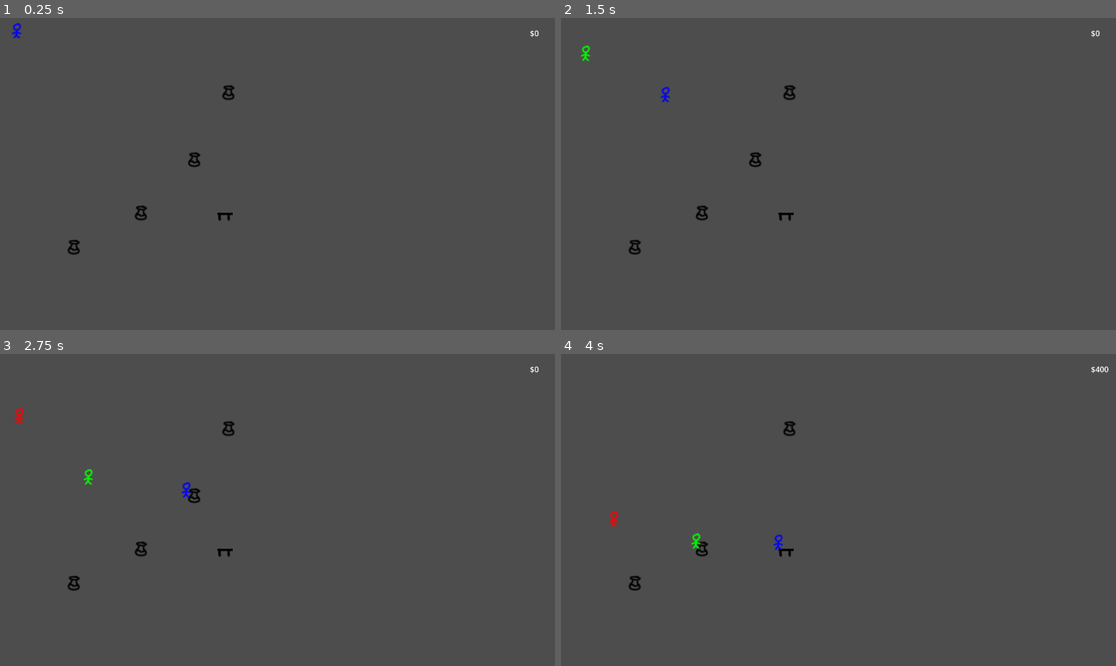
Above: before the commit, frames 1-4 (two rows, left to right).
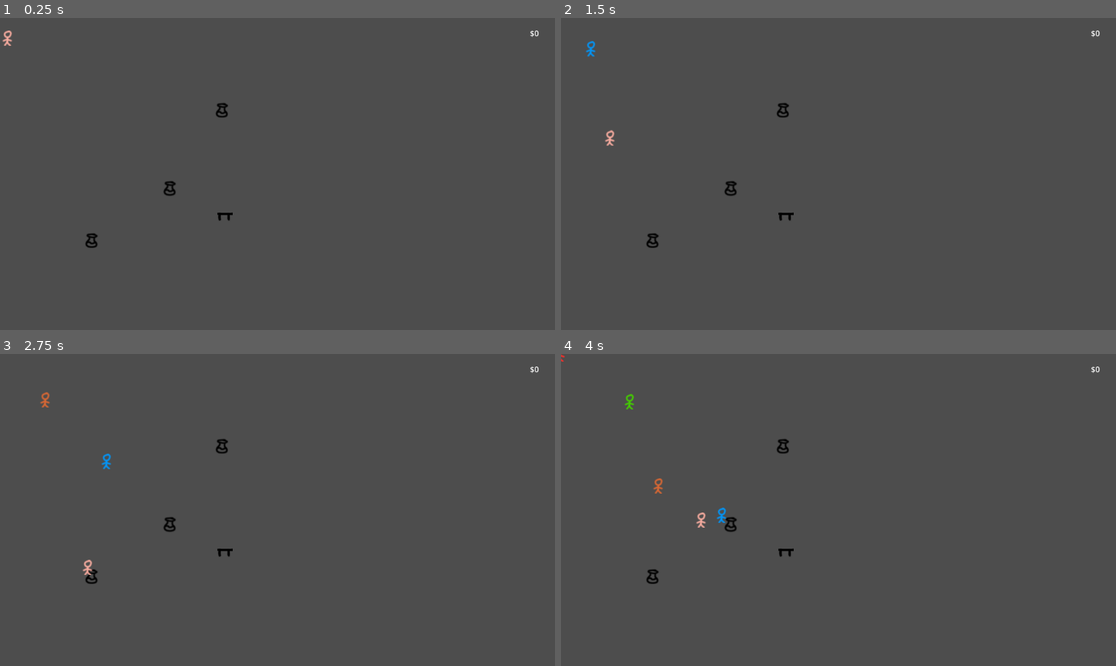
Above: after the commit, the same moments.

Repository: Hekkow/Shopkeeper-Game
Game: Godot game, scene res://store.tscn
Same seed, same stepped clock (60 frames per second), same inputs: the game is played once before the commit and once after it.
Inputs:
- Up to frame 1 (0.25 s): no input
- Up to frame 2 (1.5 s): no input
- Up to frame 3 (2.75 s): no input
- Up to frame 4 (4 s): no input

The runs differ from the first frame. In frame 1, 0.6% of the frame differs, in the area x 0-43%, y 1-76%; in frame 2, 0.7%; in frame 3, 0.8%; in frame 4, 0.8%, in the area x 0-99%, y 0-76%.

Commit message:
more refactoring of store

Diff:
--- a/Resources/Characters/Blue.tres
+++ b/Resources/Characters/Blue.tres
@@ -18,6 +18,7 @@
 [resource]
 script = ExtResource("1_t3awb")
 character_name = "Blue"
+color = Color(0, 0.596078, 0.996078, 1)
 richness = 5
 friendship = 5
 personality = SubResource("Resource_4ao2s")
--- a/Resources/Characters/Green.tres
+++ b/Resources/Characters/Green.tres
@@ -1,7 +1,7 @@
 [gd_resource type="Resource" script_class="CharacterStats" load_steps=7 format=3 uid="uid://cvibhqgpidsdv"]
 
+[ext_resource type="Resource" uid="uid://prnhrdxvtqsa" path="res://Resources/Recipes/Healing.tres" id="1_4hrfv"]
 [ext_resource type="Script" path="res://Scripts/CharacterStats.gd" id="1_atm1i"]
-[ext_resource type="Resource" uid="uid://27slh4lugldp" path="res://Resources/Recipes/Diddlin.tres" id="1_ieo78"]
 [ext_resource type="Script" path="res://Scripts/Mood.gd" id="2_63xgh"]
 [ext_resource type="Script" path="res://Scripts/Personality.gd" id="3_6xmba"]
 
@@ -18,8 +18,9 @@
 [resource]
 script = ExtResource("1_atm1i")
 character_name = "Green"
+color = Color(0.266667, 0.811765, 0, 1)
 richness = 5
 friendship = 5
 personality = SubResource("Resource_nh3nf")
 mood = SubResource("Resource_fbi1v")
-affinity = Array[Resource("res://Scripts/Recipe.gd")]([ExtResource("1_ieo78")])
+affinity = Array[Resource("res://Scripts/Recipe.gd")]([ExtResource("1_4hrfv")])
--- /dev/null
+++ b/Resources/Characters/Orange.tres
@@ -0,0 +1,26 @@
+[gd_resource type="Resource" script_class="CharacterStats" load_steps=7 format=3 uid="uid://b7f7uoltr76l0"]
+
+[ext_resource type="Script" path="res://Scripts/Mood.gd" id="1_0pytb"]
+[ext_resource type="Resource" uid="uid://prnhrdxvtqsa" path="res://Resources/Recipes/Healing.tres" id="1_0s3l7"]
+[ext_resource type="Script" path="res://Scripts/Personality.gd" id="2_dkfoy"]
+[ext_resource type="Script" path="res://Scripts/CharacterStats.gd" id="3_ls2hc"]
+
+[sub_resource type="Resource" id="Resource_csirn"]
+script = ExtResource("1_0pytb")
+mood = 0
+
+[sub_resource type="Resource" id="Resource_2rsbq"]
+script = ExtResource("2_dkfoy")
+a = 0
+b = 0
+c = 0
+
+[resource]
+script = ExtResource("3_ls2hc")
+character_name = "Orange"
+color = Color(0.870588, 0.411765, 0.2, 1)
+richness = 2
+friendship = 0
+personality = SubResource("Resource_2rsbq")
+mood = SubResource("Resource_csirn")
+affinity = Array[Resource("res://Scripts/Recipe.gd")]([ExtResource("1_0s3l7")])
--- a/Resources/Characters/Red.tres
+++ b/Resources/Characters/Red.tres
@@ -18,8 +18,9 @@
 [resource]
 script = ExtResource("4_evl8u")
 character_name = "Red"
+color = Color(0.988235, 0.184314, 0.160784, 1)
 richness = 5
 friendship = 5
 personality = SubResource("Resource_mcgfi")
 mood = SubResource("Resource_10r1w")
-affinity = [ExtResource("1_75qug"), null, null]
+affinity = Array[Resource("res://Scripts/Recipe.gd")]([ExtResource("1_75qug")])
--- /dev/null
+++ b/Resources/Characters/Salmon.tres
@@ -0,0 +1,26 @@
+[gd_resource type="Resource" script_class="CharacterStats" load_steps=7 format=3 uid="uid://n2683u0wa45b"]
+
+[ext_resource type="Script" path="res://Scripts/Mood.gd" id="1_5d60c"]
+[ext_resource type="Resource" uid="uid://wihu5qoym4kg" path="res://Resources/Recipes/Death.tres" id="1_7dgaf"]
+[ext_resource type="Script" path="res://Scripts/Personality.gd" id="2_ejejj"]
+[ext_resource type="Script" path="res://Scripts/CharacterStats.gd" id="3_4btvw"]
+
+[sub_resource type="Resource" id="Resource_grxo0"]
+script = ExtResource("1_5d60c")
+mood = 0
+
+[sub_resource type="Resource" id="Resource_wltm5"]
+script = ExtResource("2_ejejj")
+a = 1
+b = 0
+c = 0
+
+[resource]
+script = ExtResource("3_4btvw")
+character_name = "Salmon"
+color = Color(1, 0.690196, 0.639216, 1)
+richness = 3
+friendship = 2
+personality = SubResource("Resource_wltm5")
+mood = SubResource("Resource_grxo0")
+affinity = Array[Resource("res://Scripts/Recipe.gd")]([ExtResource("1_7dgaf")])
--- a/Resources/Recipes/Death.tres
+++ b/Resources/Recipes/Death.tres
@@ -3,14 +3,14 @@
 [ext_resource type="Script" path="res://Scripts/Element.gd" id="1_c7wpe"]
 [ext_resource type="Script" path="res://Scripts/Recipe.gd" id="2_prib6"]
 
-[sub_resource type="Resource" id="Resource_v15wh"]
+[sub_resource type="Resource" id="Resource_4gv1b"]
 script = ExtResource("1_c7wpe")
-a = 3
+a = 1
 b = 2
-c = 1
+c = 3
 
 [resource]
 script = ExtResource("2_prib6")
 recipe_name = "Death"
-elements = SubResource("Resource_v15wh")
+element = SubResource("Resource_4gv1b")
 base_price = 20
--- a/Resources/Recipes/Diddlin.tres
+++ b/Resources/Recipes/Diddlin.tres
@@ -3,14 +3,14 @@
 [ext_resource type="Script" path="res://Scripts/Recipe.gd" id="1_8kp1i"]
 [ext_resource type="Script" path="res://Scripts/Element.gd" id="1_mo5dh"]
 
-[sub_resource type="Resource" id="Resource_aj0ec"]
+[sub_resource type="Resource" id="Resource_61k1w"]
 script = ExtResource("1_mo5dh")
-a = 1
-b = 0
-c = 0
+a = 3
+b = 2
+c = 1
 
 [resource]
 script = ExtResource("1_8kp1i")
 recipe_name = "Diddlin"
-elements = SubResource("Resource_aj0ec")
+element = SubResource("Resource_61k1w")
 base_price = 15
--- a/Resources/Recipes/Healing.tres
+++ b/Resources/Recipes/Healing.tres
@@ -3,14 +3,14 @@
 [ext_resource type="Script" path="res://Scripts/Element.gd" id="1_fsyk0"]
 [ext_resource type="Script" path="res://Scripts/Recipe.gd" id="2_o3ieu"]
 
-[sub_resource type="Resource" id="Resource_o6bco"]
+[sub_resource type="Resource" id="Resource_7tf3o"]
 script = ExtResource("1_fsyk0")
 a = 1
-b = 2
-c = 3
+b = 3
+c = 2
 
 [resource]
 script = ExtResource("2_o3ieu")
 recipe_name = "Healing"
-elements = SubResource("Resource_o6bco")
+element = SubResource("Resource_7tf3o")
 base_price = 5
--- a/Resources/Recipes/Hurtin.tres
+++ b/Resources/Recipes/Hurtin.tres
@@ -3,14 +3,14 @@
 [ext_resource type="Script" path="res://Scripts/Element.gd" id="1_622hj"]
 [ext_resource type="Script" path="res://Scripts/Recipe.gd" id="2_m7coh"]
 
-[sub_resource type="Resource" id="Resource_3t611"]
+[sub_resource type="Resource" id="Resource_ey2jh"]
 script = ExtResource("1_622hj")
-a = 3
-b = 3
-c = 0
+a = 1
+b = 1
+c = 1
 
 [resource]
 script = ExtResource("2_m7coh")
 recipe_name = "Hurtin"
-elements = SubResource("Resource_3t611")
+element = SubResource("Resource_ey2jh")
 base_price = 20
--- a/Scripts/Character.gd
+++ b/Scripts/Character.gd
@@ -7,7 +7,7 @@
 var destination
 var interested_item
 var paused = false
-var items_visited = []
+var priority_queue = []
 var exit = Vector2(0, 0)
 var label
 var table
@@ -20,71 +20,69 @@
 	label = get_node("Label")
 	table = Data.all["Table"]
 	table_position = table.get_position()
+	priority_queue = get_priorities()
 	SignalManager.connect("customer_interested", on_other_customer_interested)
 	visit_random_item()
 
-
 func visit_random_item():
-	var found = false
-	var item
-	while !found:
-		if Helper.len_without_deleted(items_visited) == len(Data.all["Store Items"]):
-			leave_store()
-			return
-		item = Data.all["Store Items"][Data.all["Seed"].randi_range(0, len(Data.all["Store Items"]) - 1)]
-		found = !items_visited.has(item)
-	items_visited.append(item)
+	if !priority_queue:
+		leave_store()
+		return
+	var item = get_next_priority()
 	interested_item = item.dupe()
 	destination = item.get_position()
 	item.area_entered.connect(Callable(on_item_visit).bind(item))
 
+func get_next_priority():
+	return priority_queue[Data.all["Seed"].randi_range(0, len(priority_queue) - 1)]
+	# return priority_queue[0]
+
+func get_priorities():
+	var priorities = []
+	for item in Data.all["Store Items"]:
+		var prio = 0
+		if Helper.find_item(customer.affinity, item.recipe) != -1:
+			prio += 100
+		prio -= customer.personality.diff(item.recipe.element)
+		priorities.append(Priority.new(item, prio))
+	PriorityList.sort(priorities)
+	var items = []
+	for item in priorities:
+		items.append(item.obj)
+	return items
+
 func interested(item):
-	if customer.richness == Data.all["Max Richness"]:
-		return true
-	if customer.affinity.has(item.recipe):
-		return true
+	# if customer.richness == Data.all["Max Richness"]:
+	# 	return true
+	# if customer.affinity.has(item.recipe):
+	# 	return true
 	return Data.all["Seed"].randf() > 0.5
 
 func on_item_visit(body, item):
 	if body != self:
 		return
 	item.area_entered.disconnect(Callable(on_item_visit).bind(item))
-	if !Data.all["Store Items"].has(item):
-		visit_random_item()
-		return
 	pause(0.5)
 	if interested(item):
 		SignalManager.emit_signal("customer_interested", self, interested_item)
-		Data.all["Store Items"].remove_at(Data.all["Store Items"].find(item))
 		await get_tree().create_timer(0.5).timeout
 		item.queue_free()
 		destination = table_position
 		table.area_entered.connect(on_table_visit)
 	else:
+		Helper.remove_item(priority_queue, item, item.equals)
 		visit_random_item()
 
 func on_other_customer_interested(_customer, item):
+	Helper.remove_item(Data.all["Store Items"], item, item.equals)
+	Helper.remove_item(priority_queue, item, item.equals)
 	if _customer == self:
 		return
 	if !item.equals(interested_item):
 		return
-	pause(0.5, 0.5)
-	var current_destination = destination
 	visit_random_item()
-	var next_destination = destination
-	destination = current_destination
-	await get_tree().create_timer(0.5).timeout
-	destination = next_destination
-	# basically lets customer walk for 0.5s more then stops for 0.5s then changes direction
 
-func find_item_visited(item):
-	for i in range(len(items_visited)):
-		if item.equals(items_visited[i]):
-			return i
-	return -1
-
-func pause(seconds, seconds_before=0.0):
-	await get_tree().create_timer(seconds_before).timeout
+func pause(seconds):
 	paused = true
 	await get_tree().create_timer(seconds).timeout
 	paused = false
--- a/Scripts/CharacterStats.gd
+++ b/Scripts/CharacterStats.gd
@@ -3,8 +3,15 @@
 class_name CharacterStats
 
 @export var character_name: String
+@export var color: Color
 @export var richness: int
 @export var friendship: int
 @export var personality: Personality
 @export var mood: Mood
 @export var affinity: Array[Recipe]
+
+func _to_string():
+    return "%s [Richness: %s, Friendship: %s, Personality: %s, Mood: %s, Affinity: %s]" % [character_name, richness, friendship, personality, mood, affinity]
+
+func equals(character):
+    return character_name == character.character_name
--- a/Scripts/CustomerButtons.gd
+++ b/Scripts/CustomerButtons.gd
@@ -3,7 +3,7 @@
 func _ready():
 	SignalManager.connect("item_sold", on_item_sold)
 	var customers = Data.all["Customers"]
-	for i in range(len(customers)):
+	for i in len(customers):
 		var button = Button.new()
 		add_child(button)
 		button.set_position(Vector2(Data.all["UI"]["itemButtonWidth"]*i + Data.all["UI"]["itemMargin"]*i + Data.all["UI"]["itemMargin"], Data.all["UI"]["itemMargin"]))
--- a/Scripts/Helper.gd
+++ b/Scripts/Helper.gd
@@ -46,3 +46,26 @@
 	for path in paths:
 		resources.append(load(folder_path + "/" + path))
 	return resources
+
+func random_sample(_arr, number_elements):
+	var arr = _arr.duplicate()
+	var elements = []
+	for i in number_elements:
+		var index = Data.all["Seed"].randi_range(0, len(arr) - 1)
+		elements.append(arr[index])
+		arr.remove_at(index)
+	return elements
+
+func find_item(arr, item):
+	for i in len(arr):
+		if item.equals(arr[i]):
+			return i
+	return -1
+func remove_item(arr, item, equals: Callable):
+	for i in range(arr.size() - 1, -1, -1):
+		if item.equals(arr[i]):
+			arr.remove_at(i)
+func get_character(character_name):
+	for character in Data.all["Characters"]:
+		if character_name == character.character_name:
+			return character
--- a/Scripts/Ingredients.gd
+++ b/Scripts/Ingredients.gd
@@ -6,13 +6,13 @@
 
 func initialize_buttons():
 	var ingredients = Data.all["Ingredients"]
-	for i in range(len(ingredients)):
+	for i in len(ingredients):
 		var button = Button.new()
 		add_child(button)
 		button.set_position(Vector2(Data.all["UI"]["itemButtonWidth"]*i + Data.all["UI"]["itemMargin"]*i + Data.all["UI"]["itemMargin"], Data.all["UI"]["itemMargin"]))
 		button.set_size(Vector2(Data.all["UI"]["itemButtonWidth"], Data.all["UI"]["itemButtonHeight"]))
 		button.text = ingredients[i].ingredientName
-		for element in range(len(ingredients[i].elements)):
+		for element in len(ingredients[i].elements):
 			if ingredients[i].elements[element] != 0:
 				button.text += "\n" + Element.elementNames[element] + ": " + str(ingredients[i].elements[element])
 		button.pressed.connect(Callable(_on_button_pressed).bind(ingredients[i]))
--- a/Scripts/Inventory.gd
+++ b/Scripts/Inventory.gd
@@ -6,7 +6,7 @@
 
 func initialize_buttons():
 	var items = Data.all["Items"]
-	for i in range(len(items)):
+	for i in len(items):
 		var item = Button.new()
 		add_child(item)
 		item.set_position(Vector2(Data.all["UI"]["itemButtonWidth"]*i + Data.all["UI"]["itemMargin"]*i + Data.all["UI"]["itemMargin"], Data.all["UI"]["itemMargin"]))
--- a/Scripts/Item.gd
+++ b/Scripts/Item.gd
@@ -25,6 +25,6 @@
 
 func _to_string():
 	if price == -1:
-		return "%s $%s" % [recipe.recipe_name, recipe.base_price]
+		return "%s $%s id: %s" % [recipe.recipe_name, recipe.base_price, id]
 	else:
-		return "%s $%s" % [recipe.recipe_name, price]
+		return "%s $%s id: %s" % [recipe.recipe_name, price, id]
--- a/Scripts/Mood.gd
+++ b/Scripts/Mood.gd
@@ -6,5 +6,5 @@
 
 enum MOOD {HAPPY, SAD, MAD, NA}
 
-func _init(_mood):
+func _init(_mood=MOOD.NA):
     mood = _mood
--- a/Scripts/Personality.gd
+++ b/Scripts/Personality.gd
@@ -6,10 +6,16 @@
 @export var b: int
 @export var c: int
 
-func _init(_a, _b, _c):
+func _init(_a=0, _b=0, _c=0):
 	a = _a
 	b = _b
 	c = _c
 
 func matches_personality(_element: Element) -> bool:
 	return true
+
+func diff(element: Element):
+	return abs(a - element.a) + abs(b - element.b) + abs(c - element.c)
+
+func _to_string():
+	return "%s %s %s" % [a, b, c]
--- /dev/null
+++ b/Scripts/Priority.gd
@@ -0,0 +1,11 @@
+extends Node
+class_name Priority
+var obj: Object
+var prio: int
+
+func _init(_obj, _prio):
+	obj = _obj
+	prio = _prio
+
+func _to_string():
+	return "%s priority: %s" % [obj, prio]
--- /dev/null
+++ b/Scripts/PriorityList.gd
@@ -0,0 +1,10 @@
+extends Node
+
+class_name PriorityList
+
+static func comp(a, b):
+	return a.prio > b.prio
+
+static func sort(arr):
+	arr.sort_custom(PriorityList.comp)
+	return arr
--- a/Scripts/RatioBars.gd
+++ b/Scripts/RatioBars.gd
@@ -38,6 +38,6 @@
 	label.set_position(Vector2(_progress_bars[0].get_size().x / 2 - label.get_minimum_size().x / 2, 0))
 
 func on_ingredients_reset():
-	for i in range(len(_progress_bars)):
+	for i in len(_progress_bars):
 		_progress_bars[i].value = 0
 		_labels[i].text = "0"
--- a/Scripts/Recipe.gd
+++ b/Scripts/Recipe.gd
@@ -1,36 +1,36 @@
 extends Resource
 class_name Recipe
 @export var recipe_name: String
-@export var elements: Element
+@export var element: Element
 @export var base_price: int
 var maxDiff = 0.2
 static var maximum = 10000
 
-func _init(_recipeName="", _elements=Element.new()):
-	recipe_name = _recipeName
-	elements = _elements
+# func _init(_recipeName="", _elements=Element.new()):
+# 	recipe_name = _recipeName
+# 	element = _elements
 
 func recipe_equals(recipe):
-	for i in range(len(elements.arr())):
-		if abs(elements.arr()[i] - recipe[i]) > maxDiff:
+	for i in len(element.arr()):
+		if abs(element.arr()[i] - recipe[i]) > maxDiff:
 			return false
 	return true
 
 func equals(recipe):
-	return recipe_name == recipe.recipe_name && elements.equals(recipe.elements)
+	return recipe_name == recipe.recipe_name
 
 func _to_string():
-	return recipe_name + " " + elements.to_string()
+	return recipe_name + " " + element.to_string()
 
 static func check_recipes(_elements):
 	var minimum = maximum
 	var values = []
 	var e = _elements.arr()
-	for i in range(len(e)):
+	for i in len(e):
 		var amount = e[i]
 		if amount < minimum and amount != 0:
 			minimum = amount
-	for i in range(len(e)):
+	for i in len(e):
 		values.append(float(e[i])/float(minimum))
 	for recipe in Data.all["Recipes"]:
 		if recipe.recipe_equals(values):
--- a/Scripts/Store.gd
+++ b/Scripts/Store.gd
@@ -3,30 +3,39 @@
 var colors = [Color(0, 0, 255), Color(0, 255, 0), Color(255, 0, 0)]
 
 func _ready():
-	spawn_items()
-	spawn_customers()
+	spawn_items(3)
+	spawn_customers(5)
 
-
-func spawn_items():
+func spawn_items(number_items):
 	var scene := load("res://item.tscn")
+	var recipes = choose_items(number_items)
 	var radius = 500.0
 	var max_angle = 90.0 * PI /180
-	var number_recipes = len(Data.all["Recipes"])
-	for i in number_recipes:
+	for i in len(recipes):
 		var item = scene.instantiate()
-		item.name = Data.all["Recipes"][i].recipe_name
-		item.recipe = Data.all["Recipes"][i]
-		var x = radius * cos(max_angle/(number_recipes+1)*(i+1))
-		var y = radius * sin(max_angle/(number_recipes+1)*(i+1))
+		item.name = recipes[i].recipe_name
+		item.recipe = recipes[i]
+		var x = radius * cos(max_angle/(len(recipes)+1)*(i+1))
+		var y = radius * sin(max_angle/(len(recipes)+1)*(i+1))
 		item.set_position(Vector2(x, y))
 		add_child(item)
 
-func spawn_customers():
+func spawn_customers(number_customers):
 	var scene := load("res://Character.tscn")
-	for i in range(len(Data.all["Characters"])):
-		var customer = scene.instantiate()
-		customer.name = Data.all["Characters"][i].character_name
-		customer.get_node("Sprite2D").modulate = colors[i]
-		customer._init(Data.all["Characters"][i])
-		add_child(customer)
+	var customers = choose_customers(number_customers)
+	for customer in customers:
+		var character = scene.instantiate()
+		character.name = customer.character_name
+		character.get_node("Sprite2D").modulate = customer.color
+		character._init(customer)
+		add_child(character)
 		await get_tree().create_timer(1).timeout
+
+func choose_items(number_items):
+
+	return Helper.random_sample(Data.all["Recipes"], number_items)
+
+func choose_customers(number_customers):
+	# return [Helper.get_character("Green"), Helper.get_character("Blue"), Helper.get_character("Orange"), Helper.get_character("Salmon"), Helper.get_character("Red")]
+	# return [Data.all["Characters"][2], Data.all["Characters"][3], Data.all["Characters"][4]]
+	return Helper.random_sample(Data.all["Characters"], number_customers)
